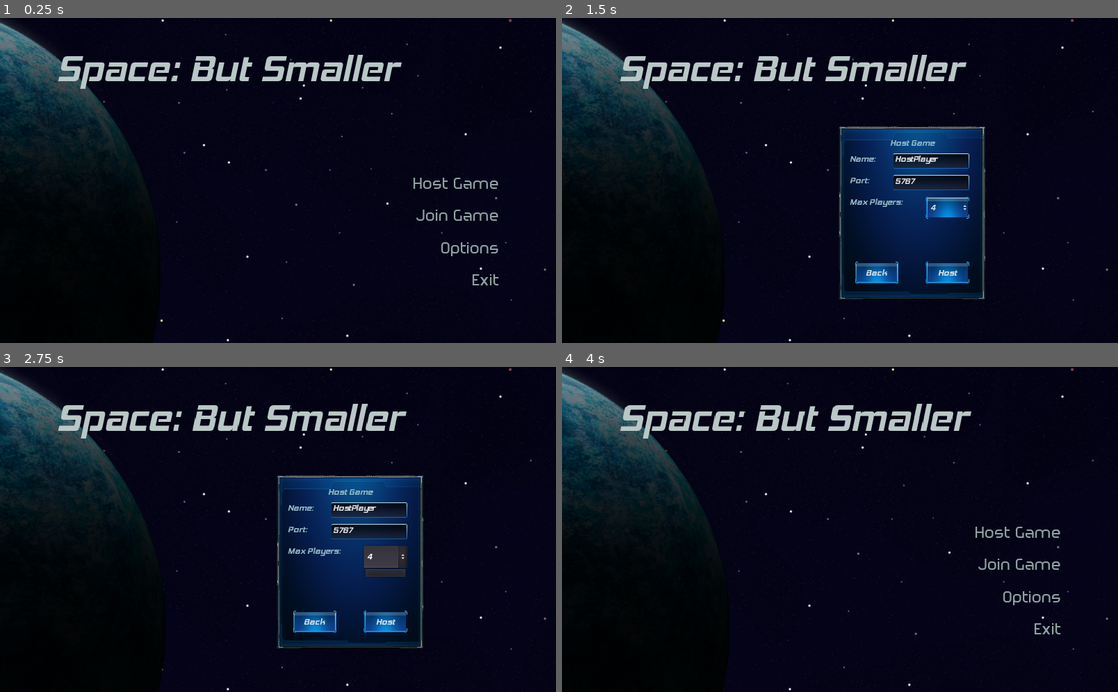
Above: before the commit, frames 1-4 (two rows, left to right).
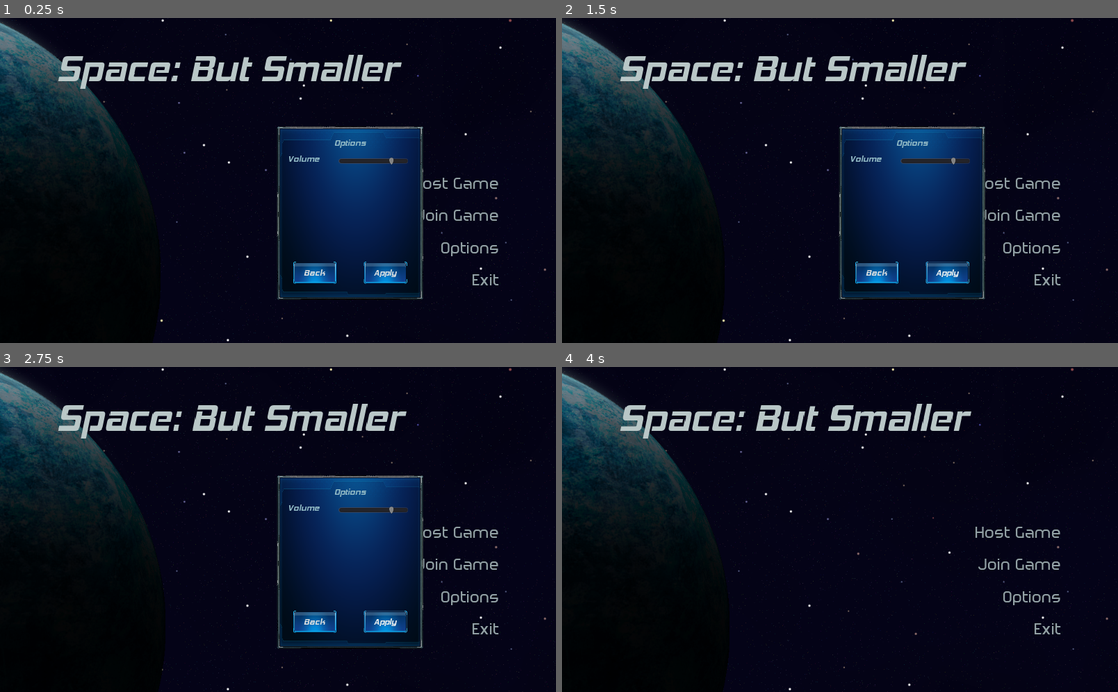
Above: after the commit, the same moments.

Repository: Bradels/minijam2022
Game: Godot game, scene res://Main.tscn
The game is run twice, just before and just after one commit, with the same random seed, the same clock (stepped at 60 frames per second) and the same inputs.
Inputs (mouse positions are in pixels of both pictures, inside the frame that each line leads up to):
- Up to frame 1 (0.25 s): no input
- Up to frame 2 (1.5 s): click (945, 271) at 0.5 s, where only the run after the commit has a clickable "Apply"; click "Host Game" at 1.25 s
- Up to frame 3 (2.75 s): click (383, 555) at 2 s, where only the run before the commit has a clickable "4"
- Up to frame 4 (4 s): click "Host" (after the commit: "Host Game") at 2.75 s; click "Back" at 3.5 s

The runs differ from the first frame. In frame 1, 12% of the frame differs, in the area x 49-77%, y 33-87%; in frame 2, 2.5%; in frame 3, 2.8%; in frame 4, nothing differs.
Error after the commit: Invalid get index 'v' (on base: 'Dictionary'). (res://Components/Menus/Menu.gd:13)

Commit message:
Options saving

Diff:
--- a/Components/Menus/Menu.gd
+++ b/Components/Menus/Menu.gd
@@ -8,7 +8,10 @@
 
 
 func _ready():
-	apply_volume()
+	var options_save = SaveManager.load_options()
+	if options_save != {}:
+		$OptionsMenu/Panel/MasterVolume.value = options_save["v"]
+
 	Server.connect("player_connected", self, "_on_player_connected")
 	Server.connect("player_disconnected", self, "_on_player_disconnected")
 	Server.connect("connection_successful", self, "_on_connection_successful")
@@ -147,7 +150,7 @@
 
 
 func _on_OptionsMenu_ApplyButton_pressed():
-	apply_volume()
+	apply_volume($OptionsMenu/Panel/MasterVolume.value)
 
 
 func _on_OptionsMenu_BackButton_pressed():
@@ -155,9 +158,9 @@
 
 
 func _on_OptionsMenu_MasterVolume_value_changed(value):
-	apply_volume()
+	apply_volume($OptionsMenu/Panel/MasterVolume.value)
 
 
-func apply_volume():
-	var volume = $OptionsMenu/Panel/MasterVolume.value * 0.01
-	AudioServer.set_bus_volume_db(AudioServer.get_bus_index("Master"), linear2db(volume))
+func apply_volume(volume):
+	AudioServer.set_bus_volume_db(AudioServer.get_bus_index("Master"), linear2db(volume * 0.01))
+	SaveManager.save_options({"v": volume})
--- /dev/null
+++ b/Components/SaveManager.gd
@@ -0,0 +1,21 @@
+extends Node
+
+var options_save_file = "options.save"
+
+func _ready():
+	pass
+
+func save_options(options):
+	var options_save = File.new()
+	options_save.open("user://" + options_save_file, File.WRITE)
+	options_save.store_line(to_json(options))
+
+
+func load_options():
+	var options_save = File.new()
+	options_save.open("user://" + options_save_file, File.READ)
+	var line = options_save.get_line()
+	if line != "":
+		return parse_json(line)
+	else:
+		return {}
--- a/project.godot
+++ b/project.godot
@@ -35,6 +35,7 @@
 
 Server="*res://Components/Server.gd"
 NetworkManager="*res://Components/Managers/NetworkManager.gd"
+SaveManager="*res://Components/SaveManager.gd"
 
 [display]
 
